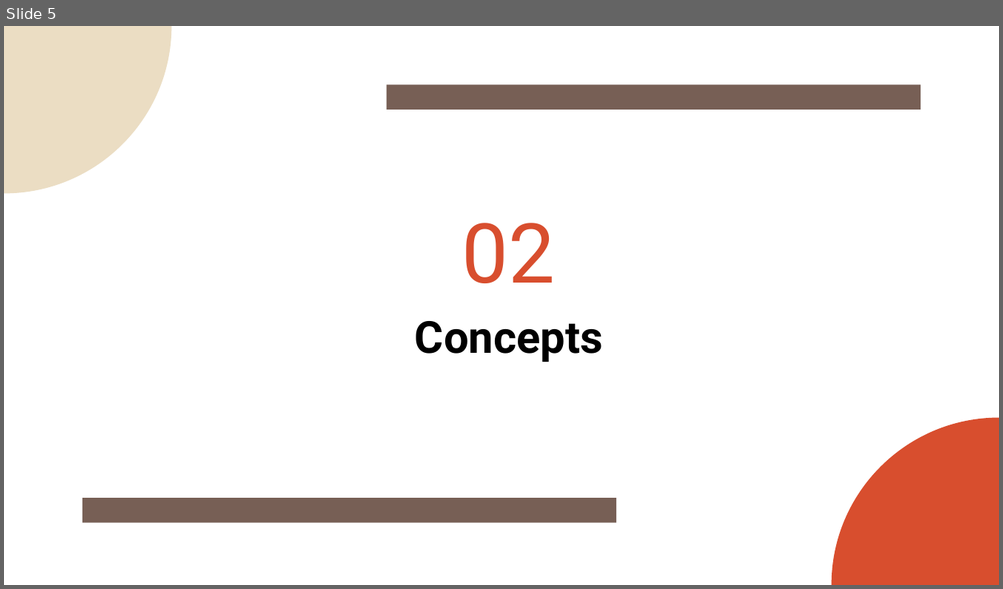
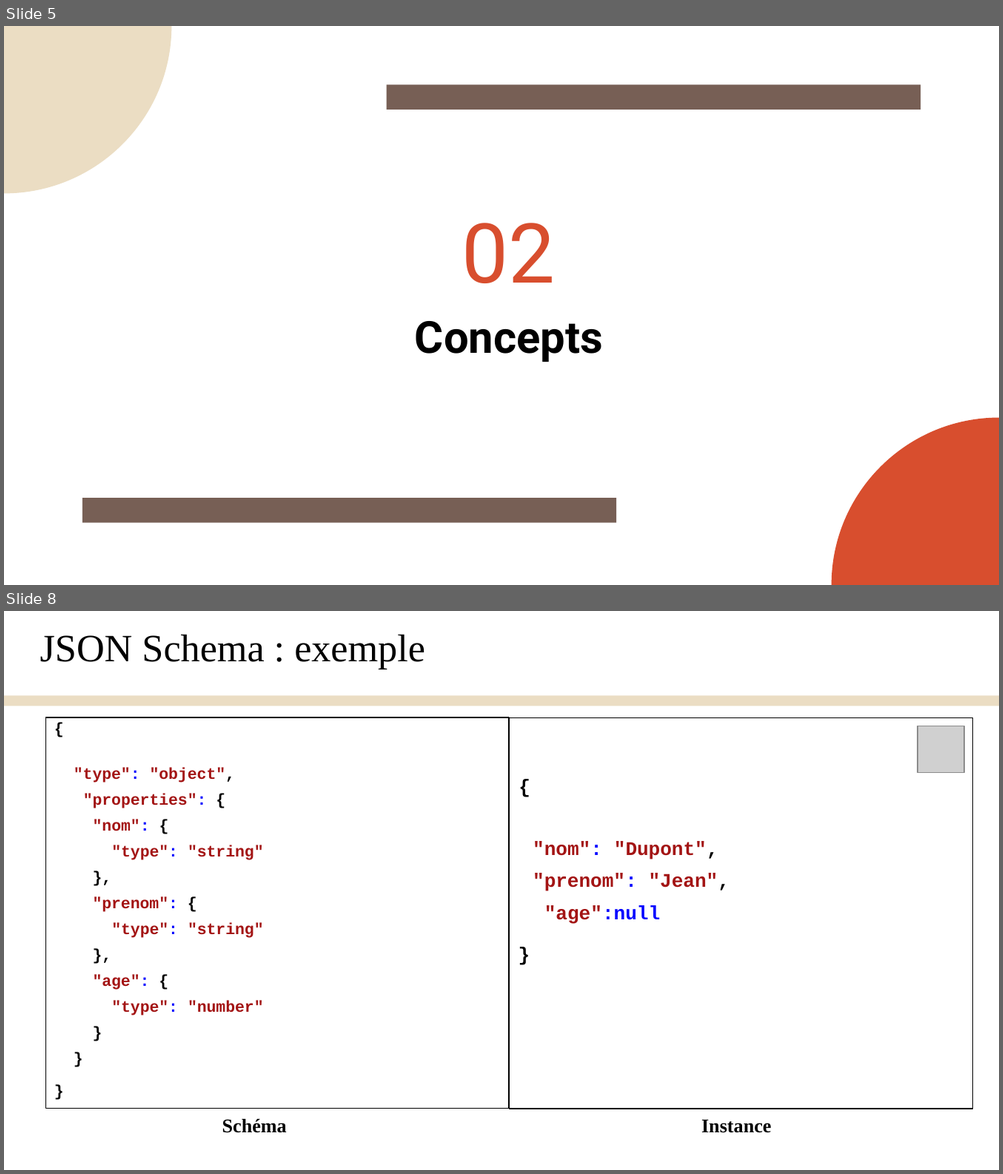
Before and after one commit to Yanis540/PSTL-M1, a slide deck: énoncé/Présentation_Finale.pptx. Shown one above the other, each under a label of ours: slide 5 before the commit, slides 5 and 8 after it; the slides between them are not shown. The pictures are 1003x589 and 1003x1174 pixels, drawn with LibreOffice and Linux fonts; fonts in the diff are those of the drawing; grey boxes stand for pictures. Boxes give left, top, right and bottom in pixels: in the first picture for what was removed or moved away, otherwise in the second. Text is boxed around its words. In the diff, an @@ line names an element or a change of style, - is before the commit and + after.

```diff
--- a/énoncé/Présentation_Finale.pptx
+++ b/énoncé/Présentation_Finale.pptx
@@ slide 8 added at <box>4,611,999,1170</box>, background #FFFFFF @@
@@ text added at <box>40,634,425,669</box>, 28 pt, text #000000 @@
+JSON Schema : exemple
@@ rectangle added at <box>4,695,999,706</box>, fill #EBDDC3 @@
@@ freeform shape added at <box>45,718,509,1108</box>, fill #FFFFFF @@
@@ freeform shape added at <box>45,718,509,1108</box>, outline #000000 0.75 pt @@
@@ text added at <box>53,718,65,739</box>, 11.5 pt, text #000000, bold @@
+{
@@ freeform shape added at <box>509,718,973,1108</box>, fill #FFFFFF @@
@@ freeform shape added at <box>509,718,973,1108</box>, outline #000000 0.75 pt @@
@@ picture added at <box>917,726,964,773</box> @@
@@ text added at <box>74,768,264,1016</box>, 11.5 pt, text #A31414, bold @@
+"type": "object", "properties": {
+"nom": {
+"type": "string"
+},
+"prenom": {
+"type": "string"
+},
+"age": {
+"type": "number"
+}
+}
@@ text added at <box>518,772,532,798</box>, 14 pt, text #000000, bold @@
+{
@@ text added at <box>532,842,730,924</box>, 14 pt, text #A31414, bold @@
+"nom": "Dupont",
+"prenom": "Jean",
+"age":null
@@ text added at <box>516,941,531,967</box>, 14 pt, text #000000, bold @@
+}
@@ text added at <box>53,1079,65,1102</box>, 11.5 pt, text #000000, bold @@
+}
@@ text added at <box>222,1119,287,1133</box>, 14 pt, text #000000, bold @@
+Schéma
@@ text added at <box>701,1120,771,1133</box>, 14 pt, text #000000, bold @@
+Instance
```
Also in this commit, not shown: 8 slides changed, 17 other slides added, 7 slides removed.
